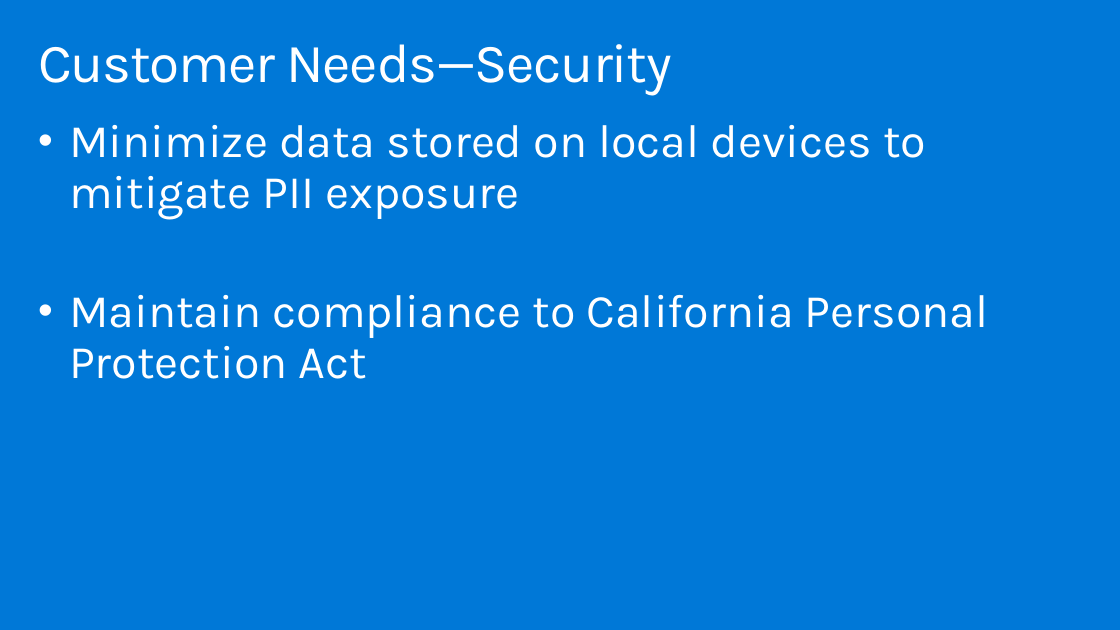
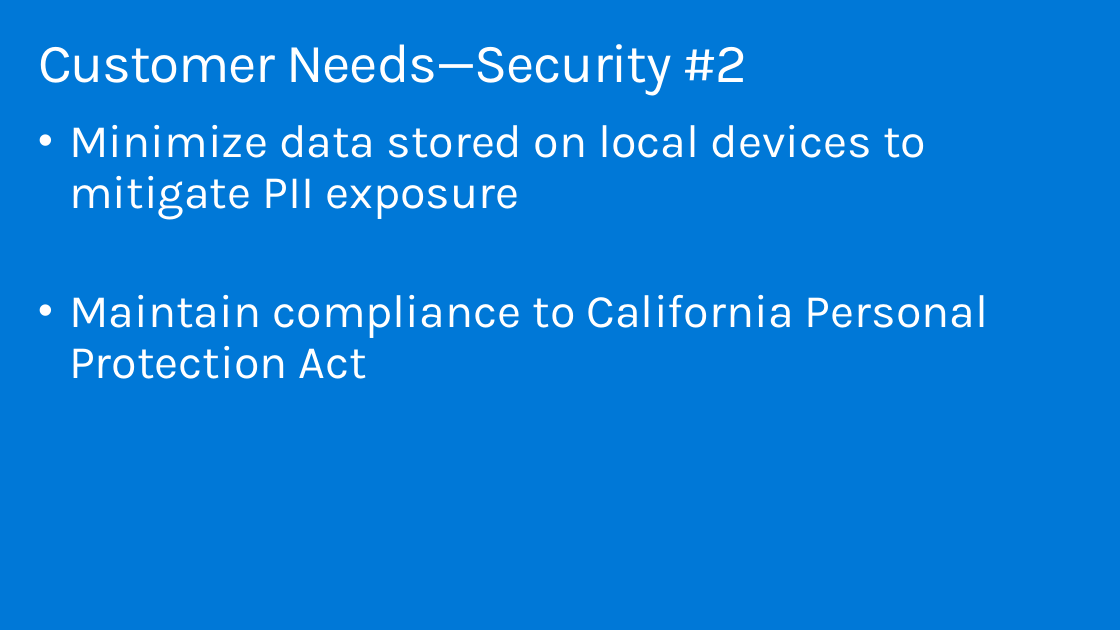
Before and after one commit to dwnatwick/MCW-Windows-Virtual-Desktop, a slide deck: slide 8 of Whiteboard-design-session/WDS trainer presentation - Windows Virtual Desktop.pptx. Drawn at 1120x630 pixels with LibreOffice and Linux fonts; fonts in the diff are those of the drawing. Boxes give left, top, right and bottom in pixels: in the first picture for what was removed or moved away, otherwise in the second. Text is boxed around its words. In the diff, an @@ line names an element or a change of style, - is before the commit and + after.

```diff
--- a/Whiteboard-design-session/WDS trainer presentation - Windows Virtual Desktop.pptx
+++ b/Whiteboard-design-session/WDS trainer presentation - Windows Virtual Desktop.pptx
@@ title at box(38, 44, 748, 96): text changed @@
-Customer Needs—Security
+Customer Needs—Security #2
```
Also in this commit, not shown: 16 other slides changed.
